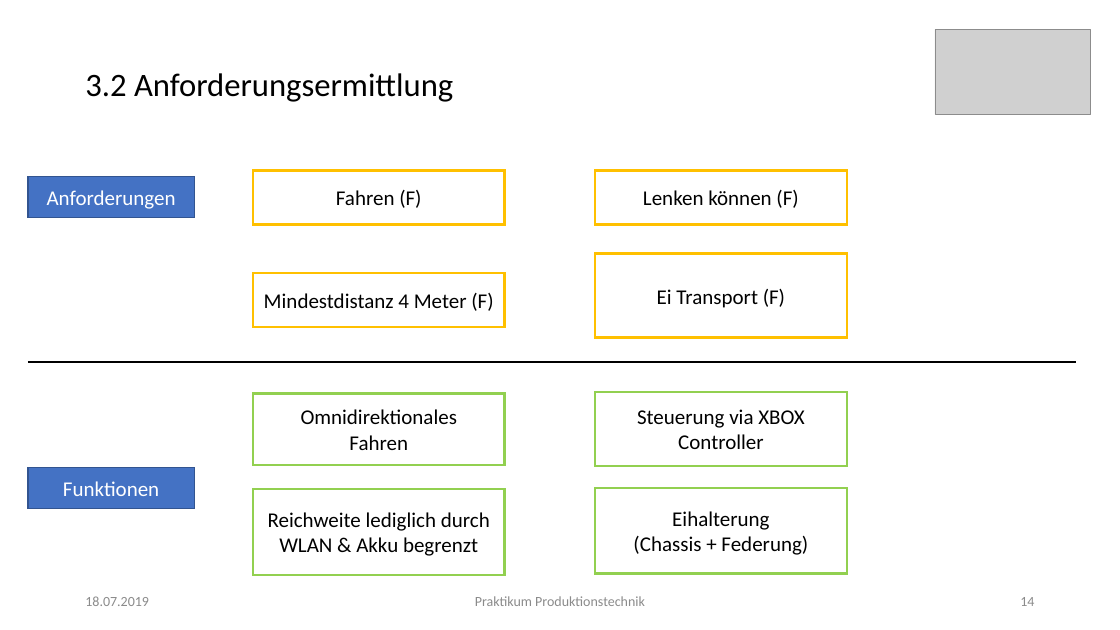
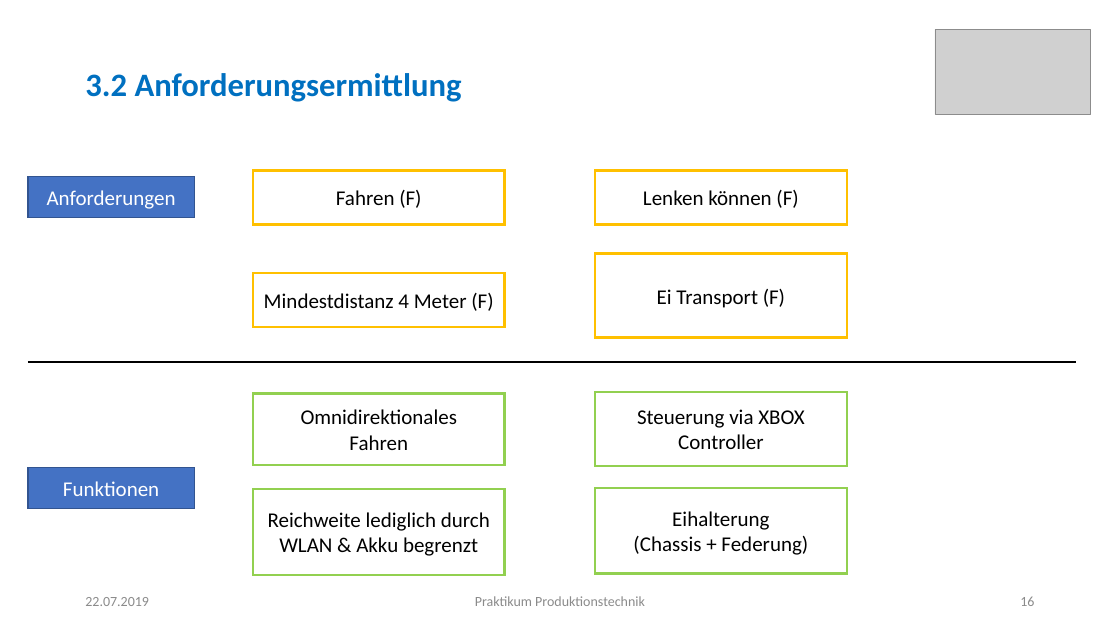
Before and after one commit to Khodii/OmniMoveCar, a slide deck: slide 16 of Praktikum ProdTech Präsentation.pptx (slide 14 before the commit). Drawn at 1120x630 pixels with LibreOffice and Linux fonts; fonts in the diff are those of the drawing; grey boxes stand for pictures. Boxes give left, top, right and bottom in pixels: in the first picture for what was removed or moved away, otherwise in the second. Text is boxed around its words. In the diff, an @@ line names an element or a change of style, - is before the commit and + after.

```diff
--- a/Praktikum ProdTech Präsentation.pptx
+++ b/Praktikum ProdTech Präsentation.pptx
@@ title "3.2 Anforderungsermittlung" at (85, 73, 462, 102): text colour #000000 to #0070C0, bold on @@
@@ text at (85, 597, 149, 606): text changed @@
-18.07.2019
+22.07.2019
@@ page number at (1020, 597, 1034, 606): text changed @@
-14
+16
```
Also in this commit, not shown: 16 other slides changed, 5 slides added.
